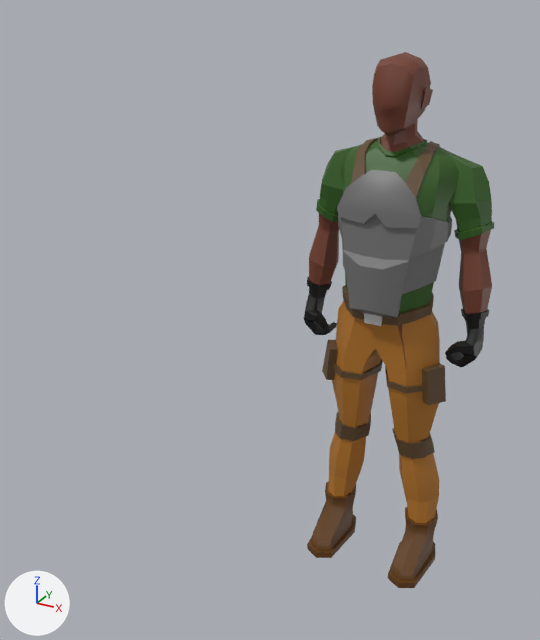
An edit to the FBX model Assets/Sample/Animation/Rocket/Rocket_Idle.fbx, drawn before and after from the same camera.
Both versions are drawn from a 50 mm camera at (0.294, -0.977, 0.445) aimed at (-0.126, -0.212, 0.062). Lighting does not change. The marker at lower left points along +X, +Y and +Z. Where no turn or scale is listed for an object, it has been applied to the vertices.

The scene before the commit, as lines of its bpy script (objects in view):
```python
mat_standardsurface1 = principled_material('standardSurface1')
mat_standardsurface1.texture = img_man_4__lambert1_basecolor_png
me_mesh = bpy.data.meshes.new('Mesh')
me_mesh.from_pydata(...)  # 1501 vertices, 1475 faces; spans x -0.123..0.123, y -0.198..-0.058, z -0.313..0.383
me_mesh.materials.append(mat_standardsurface1)  # picture img_man_4__lambert1_basecolor_png
ob_man_4__polysurface7 = bpy.data.objects.new('Man_4_:polySurface7', me_mesh)
ob_man_4__polysurface7.location = (0.0, 0.0, 0.0)
```
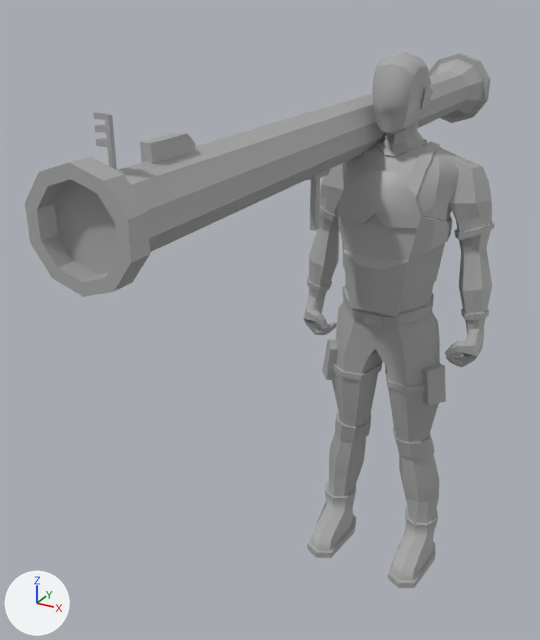
The change, as a diff of the scene's bpy script:
```diff
--- a/Assets/Sample/Animation/Rocket/Rocket_Idle.fbx.py
+++ b/Assets/Sample/Animation/Rocket/Rocket_Idle.fbx.py
@@ mat_standardsurface1 @@
 mat_standardsurface1 = principled_material('standardSurface1')
-mat_standardsurface1.texture = img_man_4__lambert1_basecolor_png
+mat_standardsurface1.base_color = (0.4, 0.4, 0.4)  # grey #aaaaaa
@@ me_mesh_1 @@
+me_mesh_1.from_pydata(...)  # 229 vertices, 203 faces; spans x -0.055..0.049, y -0.448..0.477, z -0.129..0.072
+me_mesh_1.materials.append(mat_standardsurface1)  # grey #aaaaaa
@@ ob_weapon7_pcylinder2 @@
+ob_weapon7_pcylinder2 = bpy.data.objects.new('weapon7:pCylinder2', me_mesh_1)
+ob_weapon7_pcylinder2.location = (-0.052, -0.17, 0.298)
```

Pixel boxes [x1, y1, x2, y2] of what changed, in the pictures (540 x 640 px):
'Man_4_:polySurface7', surface changed (brown to grey): [304, 52, 494, 588] in both
'weapon7:pCylinder2', added: after [25, 53, 490, 297]
